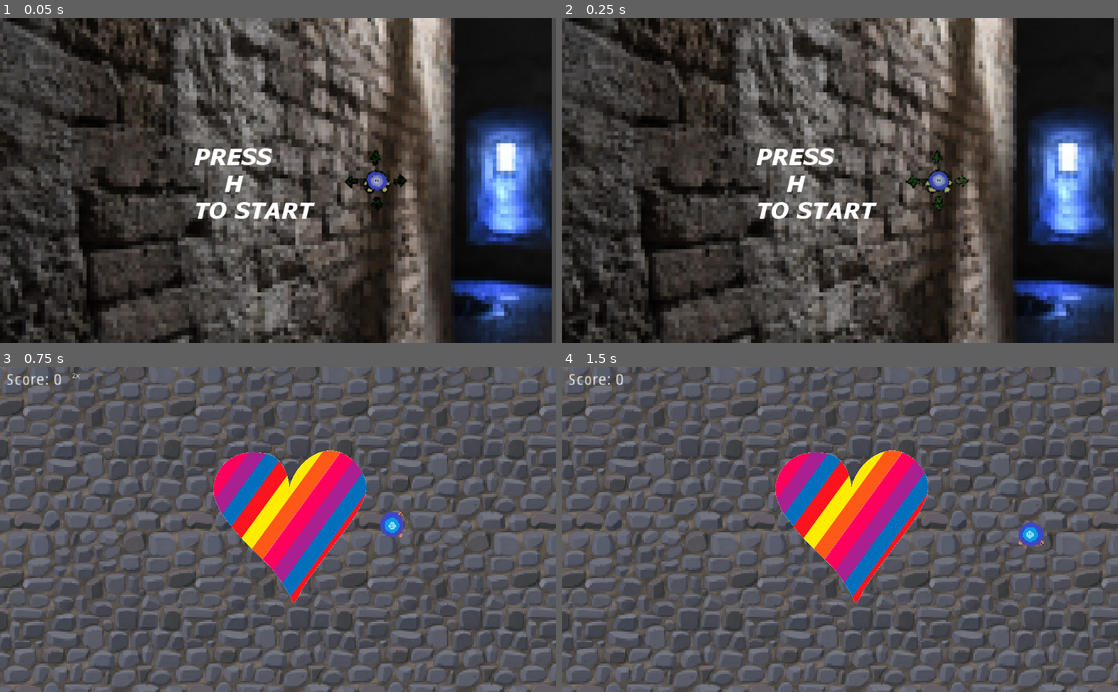
Above: before the commit, frames 1-4 (two rows, left to right).
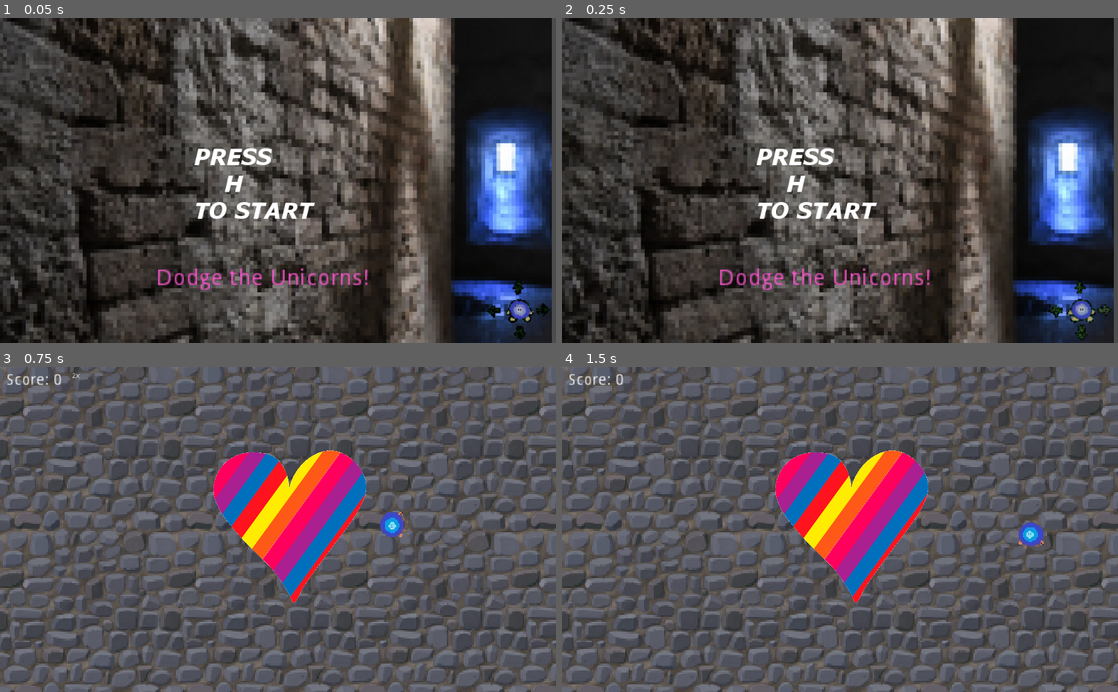
Above: after the commit, the same moments.

Repository: GQDeltex/RUNicorn
Game: Godot game, scene res://Scenes/Start.tscn
Two runs of this game, one before a commit and one after it. Both use one fixed random seed, a clock stepped at 60 frames per second and the inputs below. The engine's default icon, where the game draws it, is replaced by a stand-in: a white triangle on a blue panel in a dark square.
Inputs:
- Up to frame 1 (0.05 s): no input
- Up to frame 2 (0.25 s): no input
- Up to frame 3 (0.75 s): hold D (game_right) from 0.53 s (still down); hold H (start_h) from 0.53 s (still down)
- Up to frame 4 (1.5 s): release D (game_right) at 1.28 s; release H (start_h) at 1.28 s; hold S (game_down) from 1.28 s (still down); tap H (start_h) at 1.35 s

The runs differ from the first frame. In frame 1, 1.7% of the frame differs, in the area x 28-99%, y 40-100%; in frame 2, 1.7%; in frame 3, nothing differs; in frame 4, nothing differs.

Commit message:
Version 3

Diff:
--- a/Scenes/Start.tscn
+++ b/Scenes/Start.tscn
@@ -26,9 +26,31 @@
 
 [node name="AnimatedSprite" type="AnimatedSprite" parent="." index="1"]
 
-position = Vector2( 695.254, 306.73 )
+position = Vector2( 958.042, 545.459 )
 scale = Vector2( 2, 2 )
 frames = SubResource( 1 )
 animation = "default"
 playing = true
 _sections_unfolded = [ "Transform" ]
+
+[node name="Label" type="Label" parent="." index="2"]
+
+anchor_left = 0.0
+anchor_top = 0.0
+anchor_right = 0.0
+anchor_bottom = 0.0
+margin_left = 288.0
+margin_top = 461.0
+margin_right = 419.0
+margin_bottom = 492.0
+rect_scale = Vector2( 3, 3 )
+rect_pivot_offset = Vector2( 0, 0 )
+mouse_filter = 2
+mouse_default_cursor_shape = 0
+size_flags_horizontal = 1
+size_flags_vertical = 4
+custom_colors/font_color = Color( 1, 0.351562, 0.822693, 1 )
+text = "Dodge the Unicorns!"
+percent_visible = 1.0
+lines_skipped = 0
+max_lines_visible = -1
--- a/Scripts/BigUnicorn.gd
+++ b/Scripts/BigUnicorn.gd
@@ -16,7 +16,7 @@
 	velocity = Vector2()
 	if rect.intersects(player_rect):
 		print("BIGGG UNICORN!")
-		emit_signal("hit", self)
+		emit_signal("hit")
 	velocity.x -= 1
 	$Sprite.flip_h = true
 	if velocity.length() > 0:
--- a/Scripts/Main.gd
+++ b/Scripts/Main.gd
@@ -3,7 +3,7 @@
 onready var UnicornPack = preload("res://Scenes/Unicorn.tscn")
 onready var BigUnicornPack = preload("res://Scenes/BigUnicorn.tscn")
 
-var MAX_UNICORNS = 12
+var MAX_UNICORNS = 13
 
 var pos = Vector2()
 var unicorns = []
@@ -12,6 +12,7 @@
 var screensize = Vector2()
 var score = 0
 var game_over = false
+var Speedup = 150
 
 func _ready():
 	unicorns = []
@@ -36,6 +37,7 @@
 		for oui in unicorns:
 			oui.player_rect = $Player.rect
 		for boui in BigUnicorns:
+			boui.SPEED = Speedup
 			boui.player_rect = $Player.rect
 
 func _on_Timer_timeout():
@@ -72,7 +74,7 @@
 	unicorns.append(unicorn)
 
 func _on_Unicorn_hit():
-	print("FUCK OFF!")
+	#print("FUCK OFF!")
 	game_over = true
 	for child in get_children():
 		child.queue_free()
@@ -86,10 +88,12 @@
 	var unicorn = BigUnicornPack.instance()
 	var pos = Vector2()
 	var rect = Rect2()
+	var count = 0
 	while true:
+		count += 1
 		var place = true
 		#print("Searching place")
-		pos = Vector2(rand_range(screensize.x-100, screensize.x), rand_range(0,screensize.y))
+		pos = Vector2(rand_range(screensize.x+100, screensize.x), rand_range(0,screensize.y))
 		rect = Rect2(pos, unicorn.get_node("CollisionShape2D").get_shape().get_extents()*2)
 		for boui in BigUnicorns:
 			if pos.y-65 <= boui.position.y and pos.y+65 >= boui.position.y:
@@ -98,6 +102,9 @@
 		if place == true:
 			#print("Found a place!")
 			break
+		if place == false and count > 10:
+			unicorn.queue_free()
+			return
 	#print("Setup place")
 	$".".add_child(unicorn)
 	unicorn.position = pos
@@ -114,6 +121,8 @@
 func _on_Timer3_timeout():
 	if $Timer2.is_stopped() == false:
 		#print($Timer2.wait_time)
+		Speedup += 10
+		#print(Speedup)
 		$Timer2.wait_time = $Timer2.wait_time - 0.1
 		#print("FASTER!!!!")
 
--- a/project.godot
+++ b/project.godot
@@ -10,9 +10,9 @@
 
 [application]
 
-config/name="Black&Pink"
+config/name="RUnicorn"
 run/main_scene="res://Scenes/Start.tscn"
-config/icon="res://Assets/icon.png"
+config/icon="res://Assets/DATEinhorn.png"
 
 [display]
 
Not shown, changed: export_presets.cfg
Not shown, removed: .~lock.TODO.odt#
